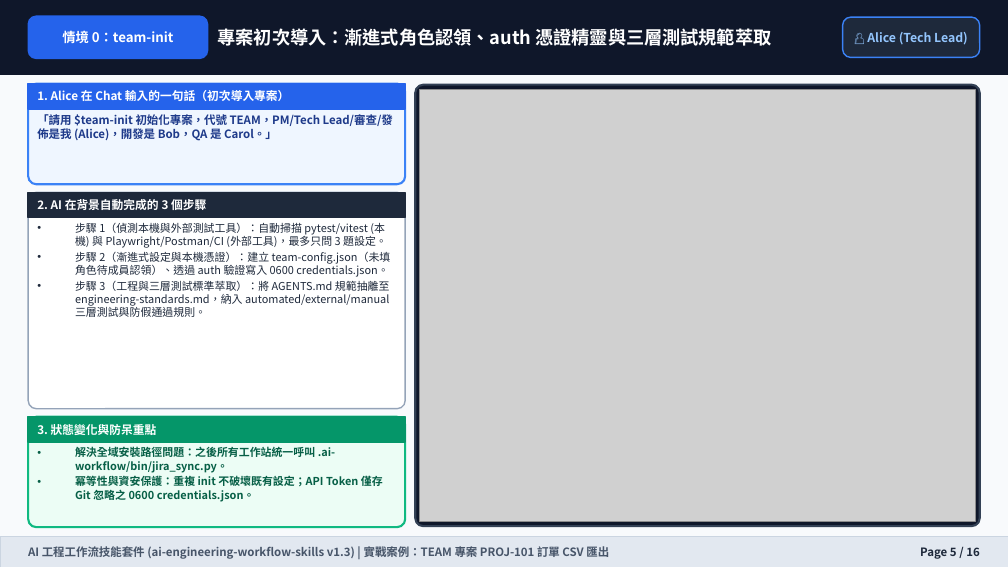
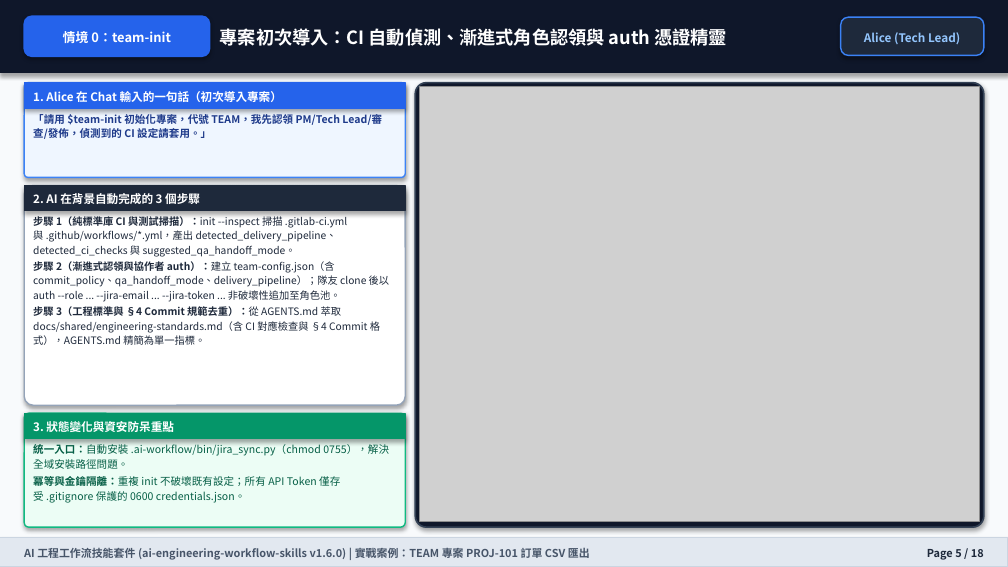
Before and after one commit to wilsonliu123/ai-engineering-workflow-skills, a slide deck: slide 5 of docs/training-manual.pptx. Drawn at 1008x567 pixels with LibreOffice and Linux fonts; fonts in the diff are those of the drawing; grey boxes stand for pictures. Boxes give left, top, right and bottom in pixels: in the first picture for what was removed or moved away, otherwise in the second. Text is boxed around its words. In the diff, an @@ line names an element or a change of style, - is before the commit and + after.

Commit message:
docs(ppt): sync training-manual.pptx and slide assets to v1.6.0

```diff
--- a/docs/training-manual.pptx
+++ b/docs/training-manual.pptx
@@ rounded rectangle: place and size @@
-rounded rectangle at [28,16,208,58]
+rounded rectangle at [24,16,210,56]
@@ text "情境 0：team-init" at [63,31,171,43]: size 9.5 to 9.2 pt; line spacing 1 to 1.18 @@
@@ text at [220,26,727,50]: text changed @@
-專案初次導入：漸進式角色認領、auth 憑證精靈與三層測試規範萃取
+專案初次導入：CI 自動偵測、漸進式角色認領與 auth 憑證精靈
@@ rounded rectangle: place and size @@
-rounded rectangle at [843,17,980,57]
+rounded rectangle at [841,17,984,55]
@@ text at [864,32,960,44]: text changed; size 8.8 to 8.4 pt @@
-👤 Alice (Tech Lead)
+Alice (Tech Lead)
@@ rectangle: place and size @@
-rectangle at [28,84,405,109]
+rectangle at [24,83,405,108]
@@ rounded rectangle: place and size @@
-rounded rectangle at [28,84,405,184]
+rounded rectangle at [24,83,405,177]
@@ rounded rectangle at [24,83,405,177]: outline #3B82F6 1.5 pt to #3B82F6 1 pt; shadow on; proportions changed @@
@@ text "1. Alice 在 Chat 輸入的一句話（初次導入專案）" at [33,91,282,102]: size 8.4 to 8.3 pt; line spacing 1 to 1.18 @@
@@ rounded rectangle: place and size @@
-rounded rectangle at [415,85,980,526]
+rounded rectangle at [415,83,984,527]
@@ rounded rectangle at [415,83,984,527]: outline #334155 1.5 pt to #334155 1.2 pt; shadow on; proportions changed @@
@@ picture: place and size @@
-picture at [419,90,976,521]
+picture at [419,87,980,521]
@@ text at [33,114,382,139]: text changed; size 8.2 to 7.5 pt @@
-「請用 $team-init 初始化專案，代號 TEAM，PM/Tech Lead/審查/發佈是我 (Alice)，開發是 Bob，QA 是 Carol。」
+「請用 $team-init 初始化專案，代號 TEAM，我先認領 PM/Tech Lead/審查/發佈，偵測到的 CI 設定請套用。」
@@ shadow on in 6 elements at [0,0,1008,73], [24,83,405,108], [24,413,405,438], [24,16,210,56], [841,17,984,55], [24,185,405,211] @@
@@ rounded rectangle: place and size @@
-rounded rectangle at [28,193,405,409]
+rounded rectangle at [24,185,405,405]
@@ rounded rectangle at [24,185,405,405]: shadow on; proportions changed @@
@@ rectangle: place and size @@
-rectangle at [28,193,405,218]
+rectangle at [24,185,405,211]
@@ text "2. AI 在背景自動完成的 3 個步驟" at [33,193,200,204]: size 8.4 to 8.3 pt; line spacing 1 to 1.18 @@
@@ text at [33,216,389,345]: text changed; size 7.8 to 7.3 pt @@
-• 步驟 1（偵測本機與外部測試工具）：自動掃描 pytest/vitest (本機) 與 Playwright/Postman/CI (外部工具)，最多只問 3 題設定。
-• 步驟 2（漸進式設定與本機憑證）：建立 team-config.json（未填角色待成員認領）、透過 auth 驗證寫入 0600 credentials.json。
-• 步驟 3（工程與三層測試標準萃取）：將 AGENTS.md 規範抽離至 engineering-standards.md，納入 automated/external/manual 三層測試與防假通過規則。
+步驟 1（純標準庫 CI 與測試掃描）：init --inspect 掃描 .gitlab-ci.yml 與 .github/workflows/*.yml，產出 detected_delivery_pipeline、detected_ci_checks 與 suggested_qa_handoff_mode。
+步驟 2（漸進式認領與協作者 auth）：建立 team-config.json（含 commit_policy、qa_handoff_mode、delivery_pipeline）；隊友 clone 後以 auth --role ... --jira-email ... --jira-token ... 非破壞性追加至角色池。
+步驟 3（工程標準與 §4 Commit 規範去重）：從 AGENTS.md 萃取 docs/shared/engineering-standards.md（含 CI 對應檢查與 §4 Commit 格式），AGENTS.md 精簡為單一指標。
@@ rectangle: place and size @@
-rectangle at [28,416,405,442]
+rectangle at [24,413,405,438]
@@ rounded rectangle: place and size @@
-rounded rectangle at [28,416,405,526]
+rounded rectangle at [24,413,405,527]
@@ rounded rectangle at [24,413,405,527]: outline #10B981 1.5 pt to #10B981 1 pt; shadow on; proportions changed @@
@@ text at [33,421,174,432]: text changed; size 8.4 to 8.3 pt @@
-3. 狀態變化與防呆重點
+3. 狀態變化與資安防呆重點
@@ text at [33,444,389,503]: text changed; size 7.8 to 7.5 pt; bold off @@
-• 解決全域安裝路徑問題：之後所有工作站統一呼叫 .ai-workflow/bin/jira_sync.py。
-• 冪等性與資安保護：重複 init 不破壞既有設定；API Token 僅存 Git 忽略之 0600 credentials.json。
+統一入口：自動安裝 .ai-workflow/bin/jira_sync.py（chmod 0755），解決全域安裝路徑問題。
+冪等與金鑰隔離：重複 init 不破壞既有設定；所有 API Token 僅存受 .gitignore 保護的 0600 credentials.json。
@@ rectangle at [0,537,1008,566]: outline #CBD5E1 0.5 pt to #CBD5E1 0.75 pt; shadow on @@
@@ text at [24,546,590,561]: text changed; size 8.2 to 7.8 pt @@
-AI 工程工作流技能套件 (ai-engineering-workflow-skills v1.3) | 實戰案例：TEAM 專案 PROJ-101 訂單 CSV 匯出
+AI 工程工作流技能套件 (ai-engineering-workflow-skills v1.6.0) | 實戰案例：TEAM 專案 PROJ-101 訂單 CSV 匯出
@@ text at [927,549,984,560]: text changed; size 8.2 to 7.8 pt @@
-Page 5 / 16
+Page 5 / 18
```
Also in this commit, not shown: 13 other slides changed, 4 slides added, 2 slides removed, 18 other files.
